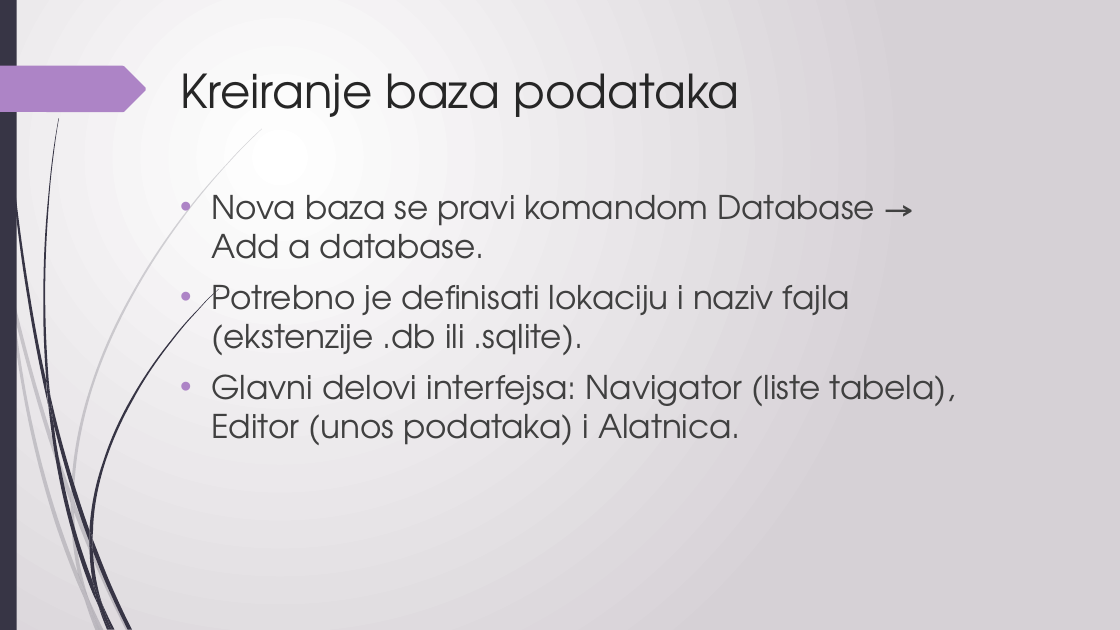
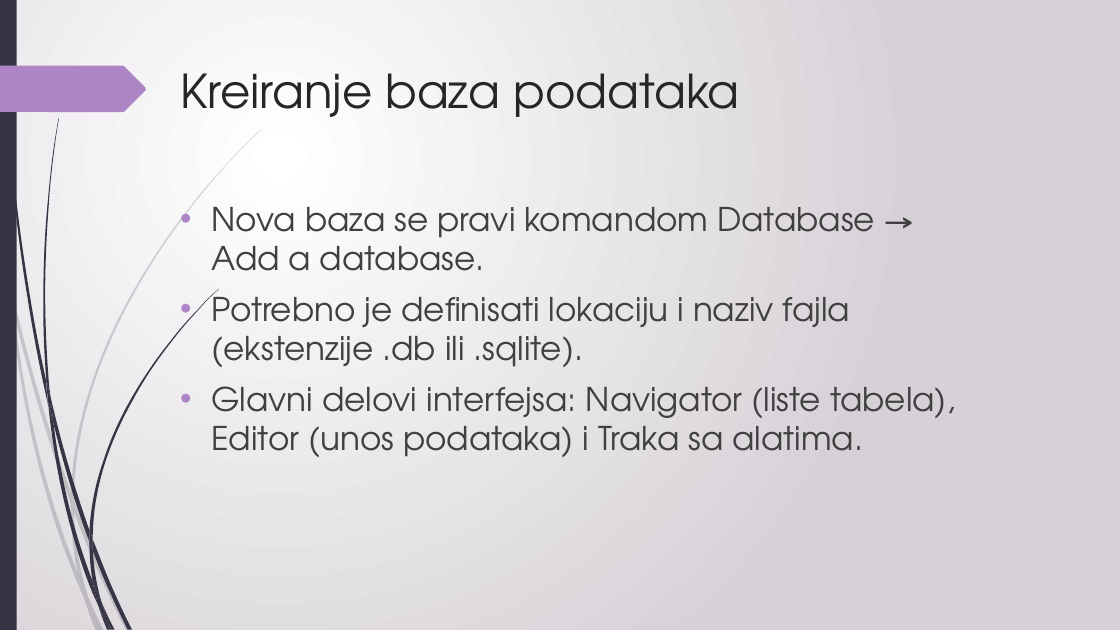
Before and after one commit to sanastojanovic/MNRI, a slide deck: slide 12 of 2025_seminarski/ml24821_Tanja_Sevic/bazePodataka.pptx. Drawn at 1120x630 pixels with LibreOffice and Linux fonts; fonts in the diff are those of the drawing. Boxes give left, top, right and bottom in pixels: in the first picture for what was removed or moved away, otherwise in the second. Text is boxed around its words. In the diff, an @@ line names an element or a change of style, - is before the commit and + after.

```diff
--- a/2025_seminarski/ml24821_Tanja_Sevic/bazePodataka.pptx
+++ b/2025_seminarski/ml24821_Tanja_Sevic/bazePodataka.pptx
@@ text "Nova baza se pravi komandom ...": place and size @@
-text "Nova baza se pravi komandom ..." at (212,195,956,445)
+text "Nova baza se pravi komandom ..." at (212,207,956,457)
@@ text at (212,386,956,457): text changed @@
-• Glavni delovi interfejsa: Navigator (liste tabela), Editor (unos podataka) i Alatnica.
+• Glavni delovi interfejsa: Navigator (liste tabela), Editor (unos podataka) i Traka sa alatima.
```
Also in this commit, not shown: 18 other slides changed.
